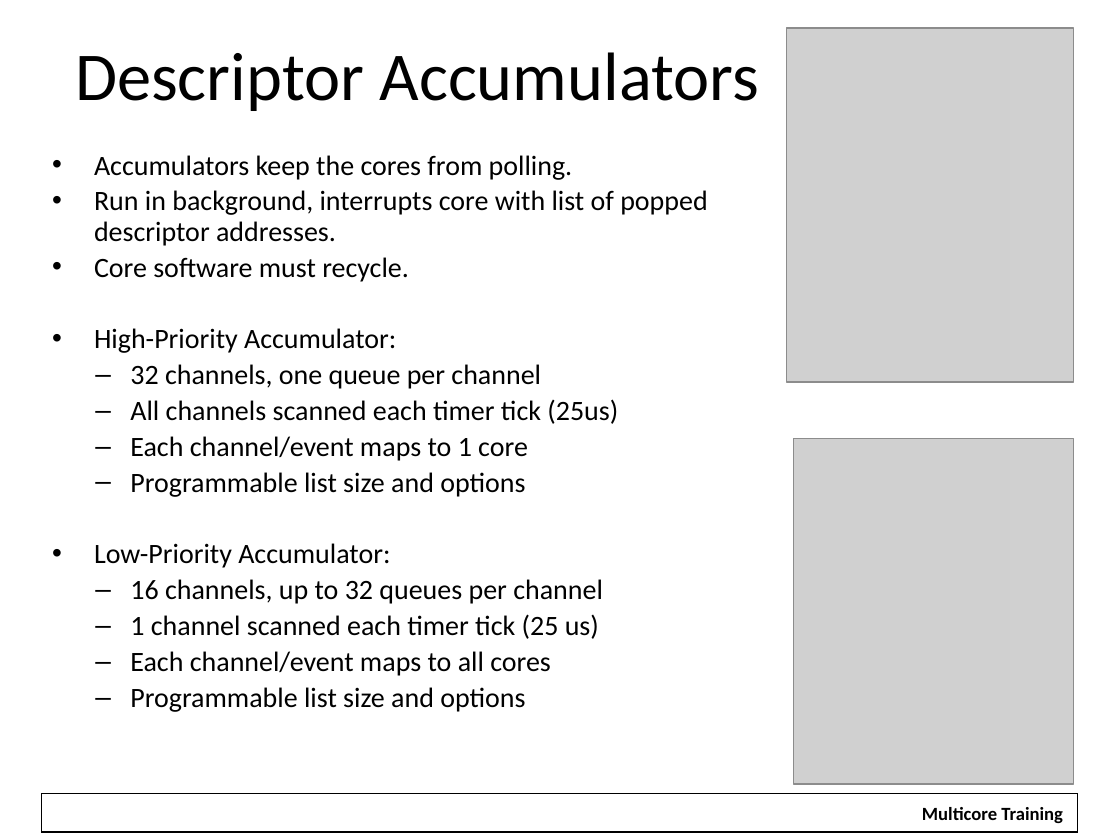
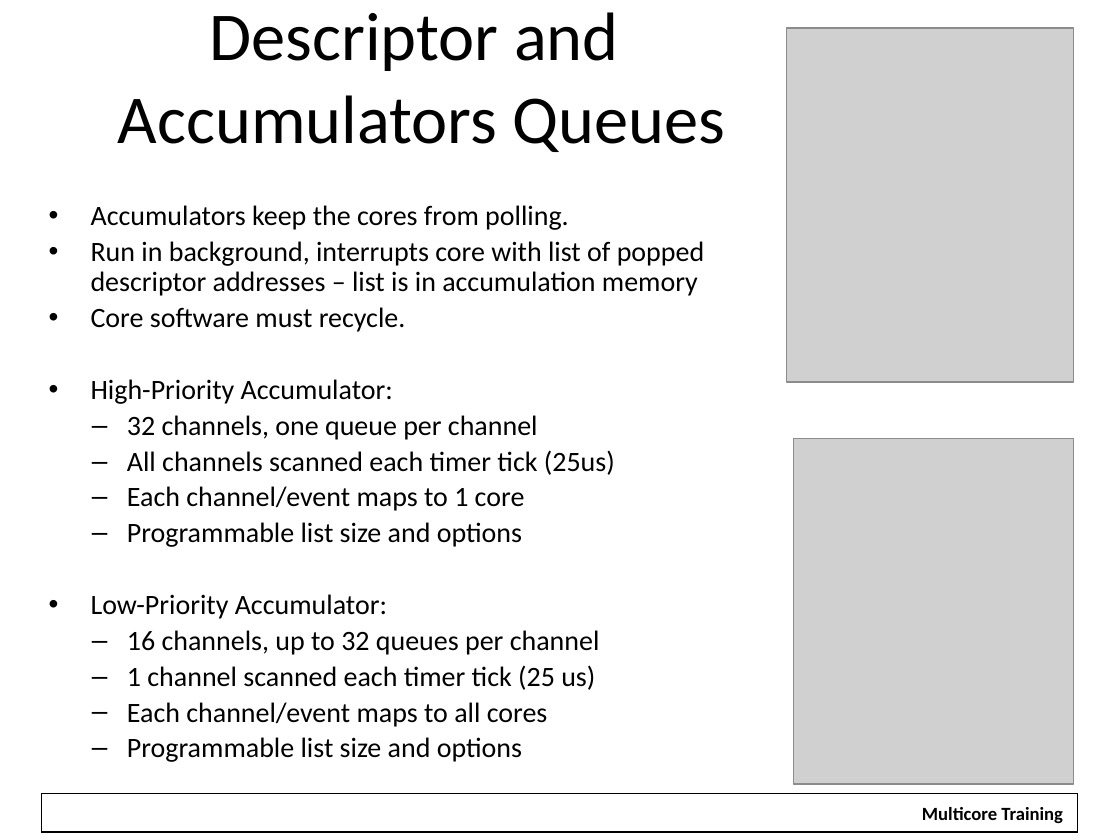
Before and after one commit to hari1989/keystone-workshop, a slide deck: slide 25 of slides/Intro to Multicore Navigator.pptx (slide 16 before the commit). Drawn at 1120x840 pixels with LibreOffice and Linux fonts; fonts in the diff are those of the drawing; grey boxes stand for pictures; background and template pictures are left out. Boxes give left, top, right and bottom in pixels: in the first picture for what was removed or moved away, otherwise in the second. Text is boxed around its words. In the diff, an @@ line names an element or a change of style, - is before the commit and + after.

```diff
--- a/slides/Intro to Multicore Navigator.pptx
+++ b/slides/Intro to Multicore Navigator.pptx
@@ title at (118, 12, 726, 152): text changed @@
-Descriptor Accumulators
+Descriptor and Accumulators Queues
@@ text "Accumulators keep the cores from ...": place and size @@
-text "Accumulators keep the cores from ..." at (94, 155, 707, 712)
+text "Accumulators keep the cores from ..." at (91, 205, 704, 762)
@@ text at (91, 241, 704, 296): text changed @@
-• Run in background, interrupts core with list of popped descriptor addresses.
+• Run in background, interrupts core with list of popped descriptor addresses – list is in accumulation memory
```
Also in this commit, not shown: 15 other slides changed, 21 slides added, 14 slides removed.
